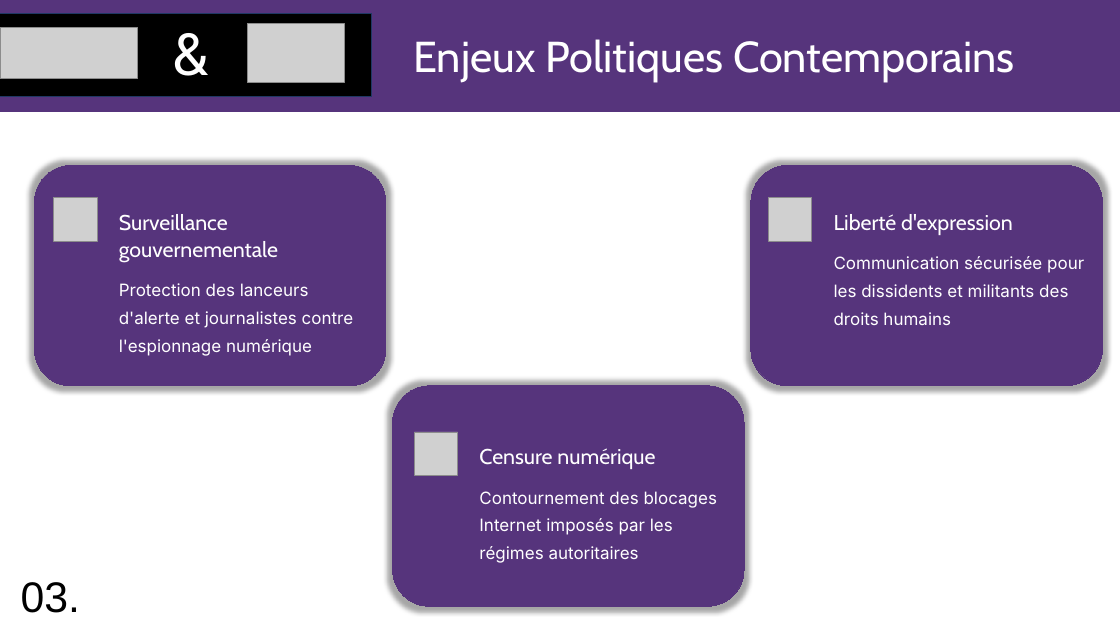
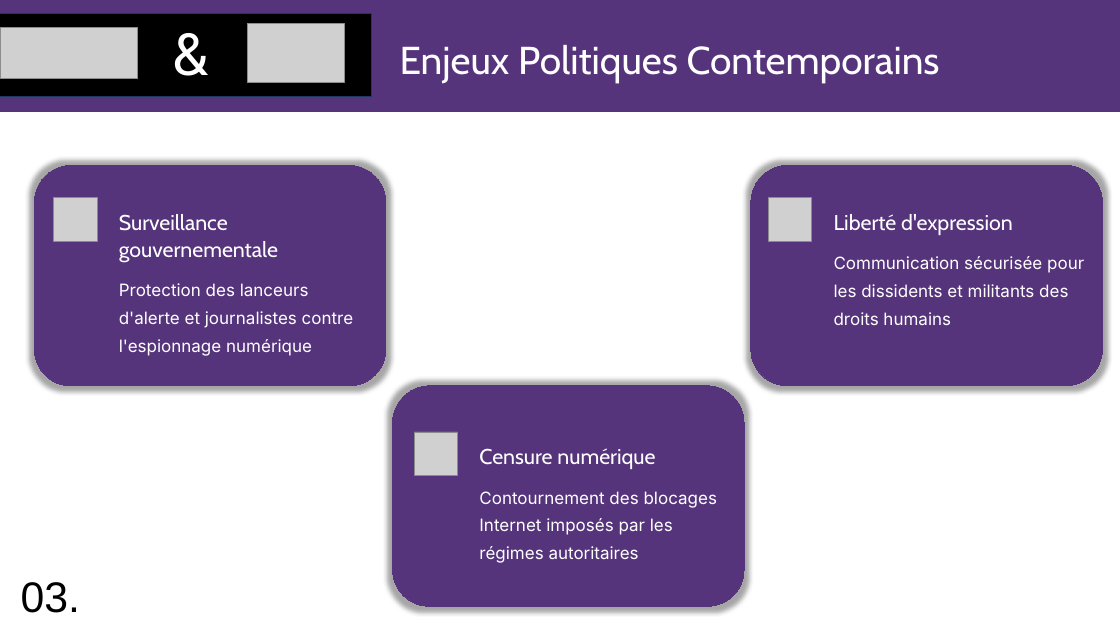
Before and after one commit to yallali-iut90/truc-de-cour-, a slide deck: slide 5 of Tails-et-Tor-Aspects-Techniques-et-Politiques (4).odp. Drawn at 1120x630 pixels with LibreOffice and Linux fonts; fonts in the diff are those of the drawing; grey boxes stand for pictures; background and template pictures are left out. Boxes give left, top, right and bottom in pixels: in the first picture for what was removed or moved away, otherwise in the second. Text is boxed around its words. In the diff, an @@ line names an element or a change of style, - is before the commit and + after.

```diff
--- a/Tails-et-Tor-Aspects-Techniques-et-Politiques (4).odp
+++ b/Tails-et-Tor-Aspects-Techniques-et-Politiques (4).odp
@@ text "Enjeux Politiques Contemporains": place and size @@
-text "Enjeux Politiques Contemporains" at [413, 39, 1015, 83]
+text "Enjeux Politiques Contemporains" at [400, 45, 940, 83]
@@ text "Enjeux Politiques Contemporains" at [400, 45, 940, 83]: size 44.5 to 40 pt @@
```
Also in this commit, not shown: 6 other slides changed.
